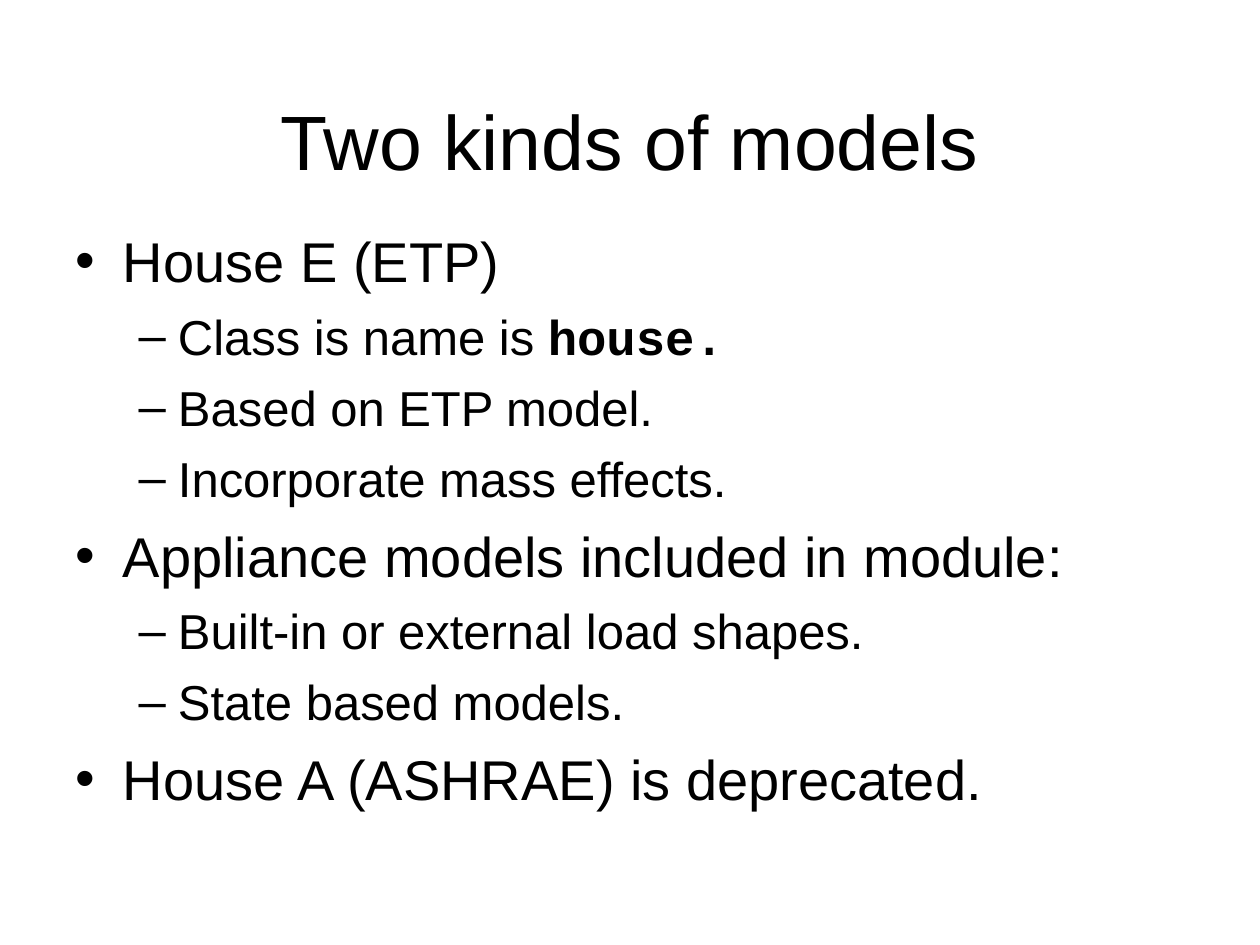
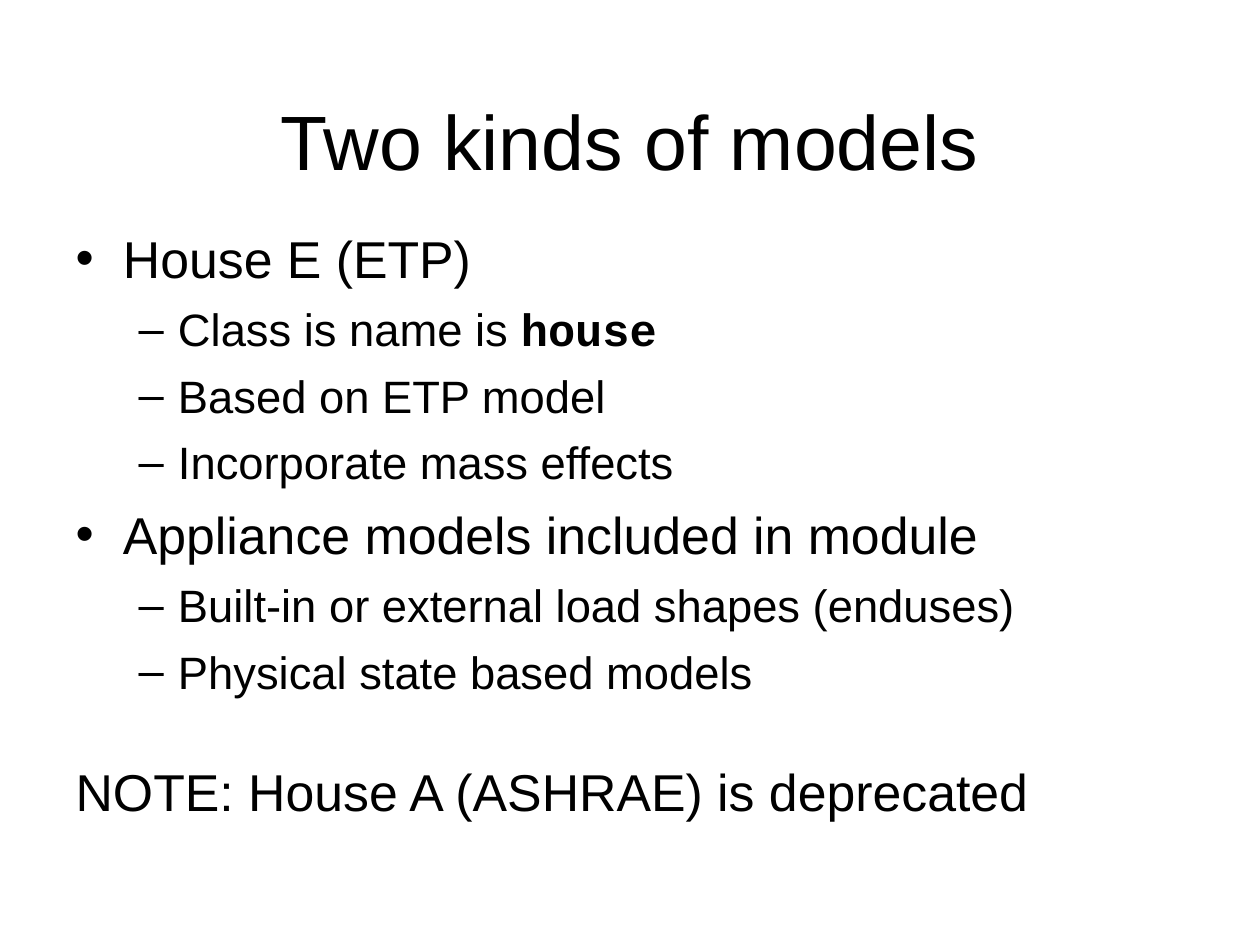
Before and after one commit to gridlab-d/course, a slide deck: slide 2 of FourDayCourse/3.2 - Residential.ppt. Drawn at 1260x945 pixels with LibreOffice and Linux fonts; fonts in the diff are those of the drawing; background and template pictures are left out. Boxes give left, top, right and bottom in pixels: in the first picture for what was removed or moved away, otherwise in the second. Text is boxed around its words. In the diff, an @@ line names an element or a change of style, - is before the commit and + after.

```diff
--- a/FourDayCourse/3.2 - Residential.ppt
+++ b/FourDayCourse/3.2 - Residential.ppt
@@ text at <box>123,240,471,289</box>: size 32 to 29.6 pt in "House E (ETP)" @@
@@ text at <box>76,313,1028,822</box>: text changed; size 28 to 25.9 pt @@
-  – Class is name is house.
-  – Based on ETP model.
-  – Incorporate mass effects.
-• Appliance models included in module:
-  – Built-in or external load shapes.
-  – State based models.
-• House A (ASHRAE) is deprecated.
+  – Class is name is house
+  – Based on ETP model
+  – Incorporate mass effects
+• Appliance models included in module
+  – Built-in or external load shapes (enduses)
+  – Physical state based models
+NOTE: House A (ASHRAE) is deprecated
```
Also in this commit, not shown: 10 other slides changed, 1 slide added, 2 other files.
